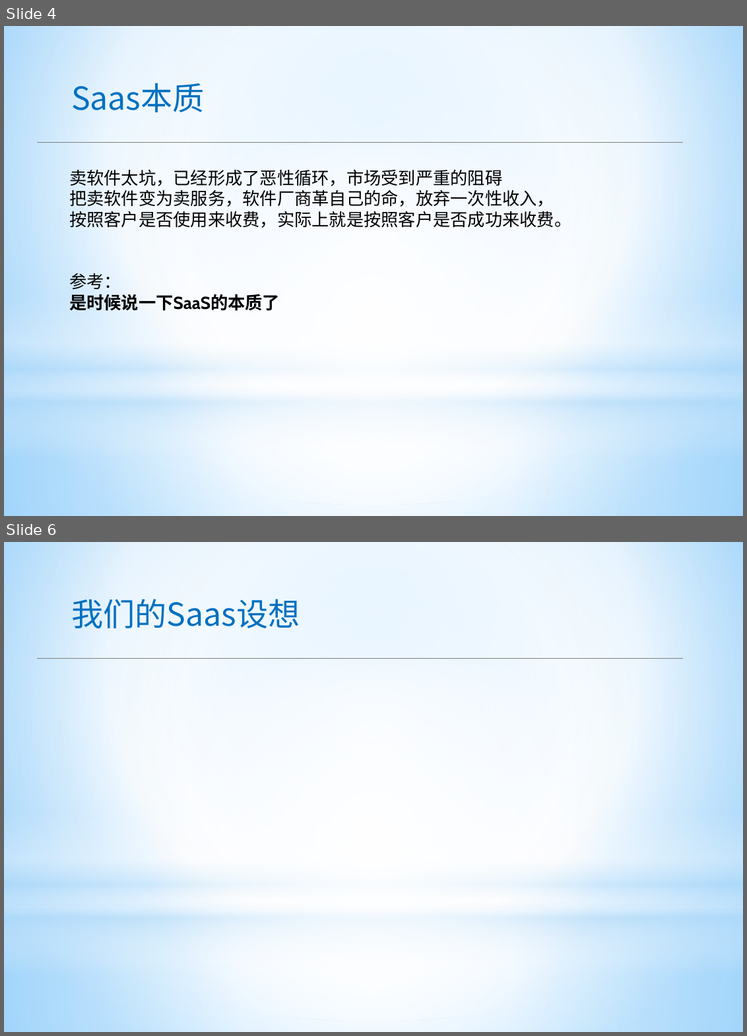
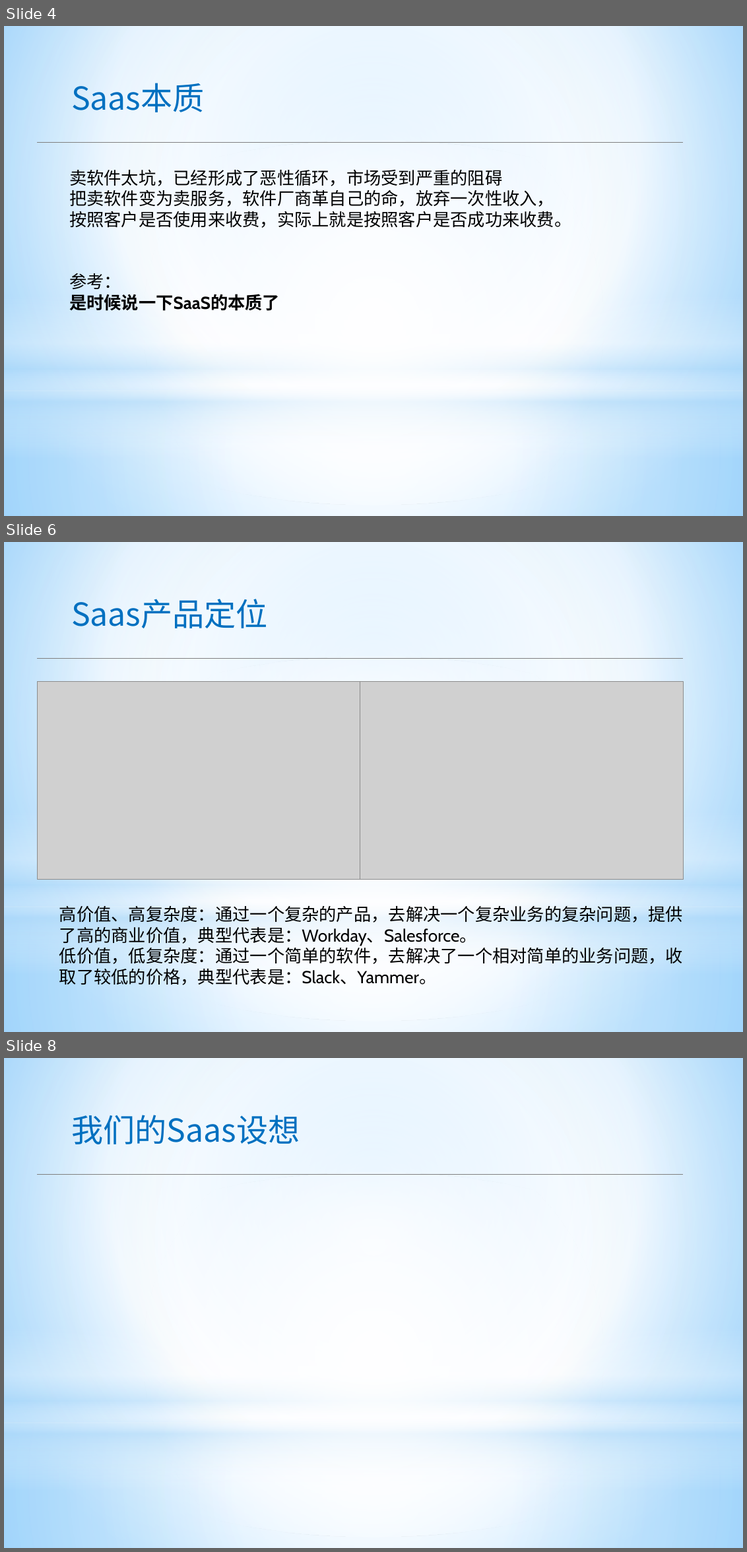
Before and after one commit to apporoad/DesignAndScheme2017, a slide deck: c云服务架构/Saas架构设计.pptx. Shown one above the other, each under a label of ours: slides 4 and 6 before the commit, slides 4, 6 and 8 after it; the slides between them are not shown. The pictures are 747x1036 and 747x1552 pixels, drawn with LibreOffice and Linux fonts; fonts in the diff are those of the drawing; grey boxes stand for pictures. Boxes give left, top, right and bottom in pixels: in the first picture for what was removed or moved away, otherwise in the second. Text is boxed around its words. In the diff, an @@ line names an element or a change of style, - is before the commit and + after.

```diff
--- a/c云服务架构/Saas架构设计.pptx
+++ b/c云服务架构/Saas架构设计.pptx
@@ slide 6 added at [4, 542, 743, 1032], background gradient #9ED5FF to #FFFFFF to #5BB9FF; not listed: 4 template elements that a slide beside it also shows @@
@@ text added at [71, 599, 268, 628], 44 pt, text #0070C0 @@
+Saas产品定位
@@ line added from (37, 658) to (683, 658), #808080 0.75 pt @@
@@ picture added at [37, 682, 360, 880] @@
@@ picture added at [360, 682, 684, 880] @@
@@ text added at [59, 906, 683, 988], 24 pt, text #000000 @@
+高价值、高复杂度：通过一个复杂的产品，去解决一个复杂业务的复杂问题，提供了高的商业价值，典型代表是：Workday、Salesforce。
+低价值，低复杂度：通过一个简单的软件，去解决了一个相对简单的业务问题，收取了较低的价格，典型代表是：Slack、Yammer。
@@ what was slide 6 is now slide 8 @@
```
Also in this commit, not shown: 2 other slides added, 1 slide removed.
